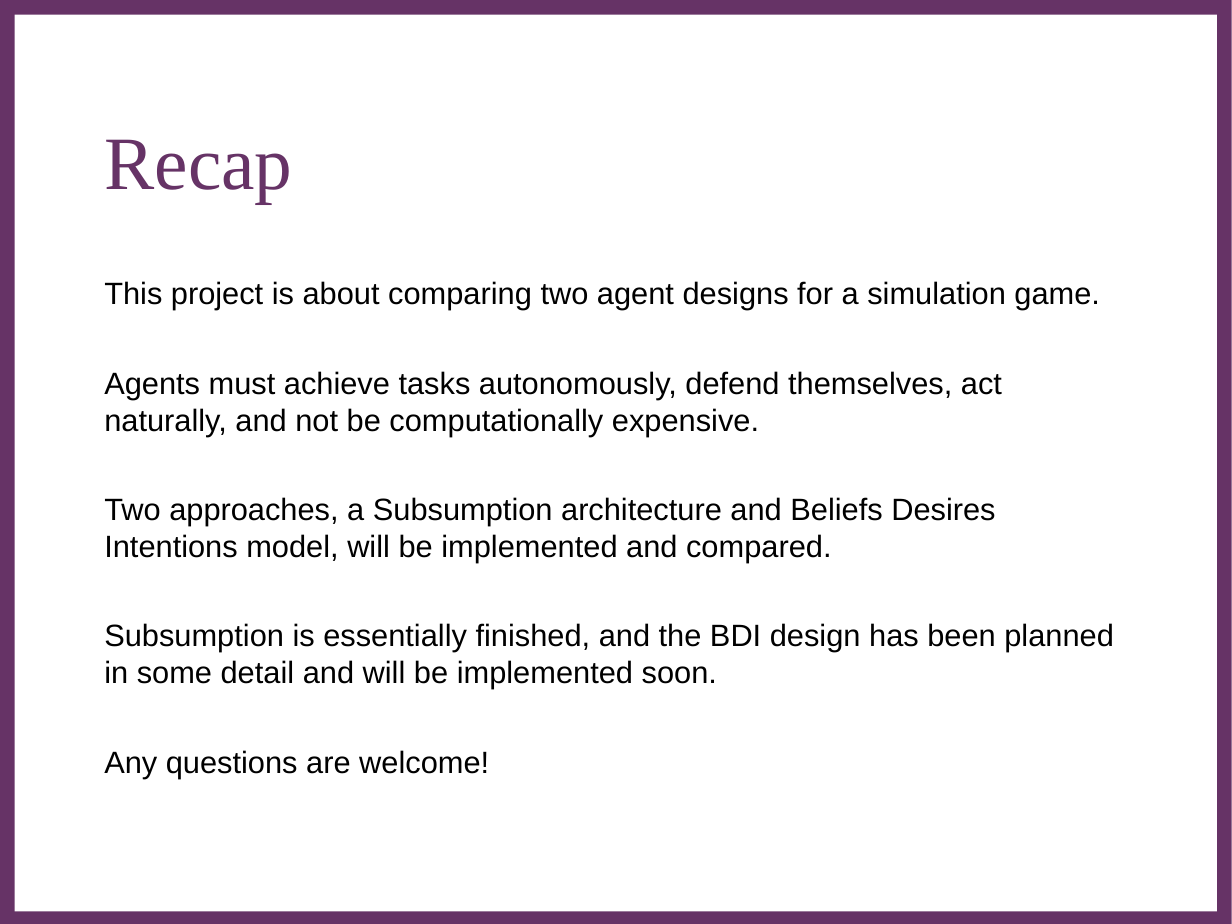
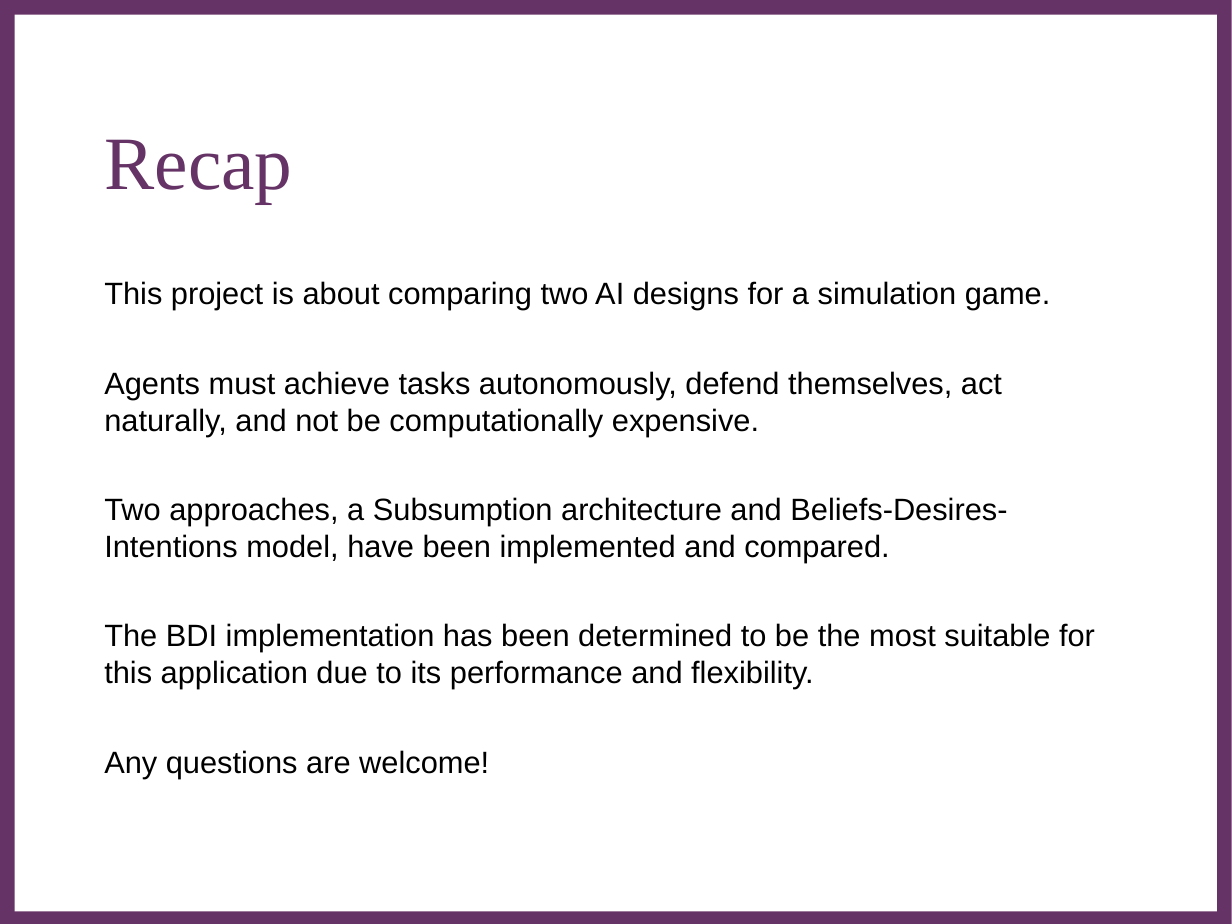
Before and after one commit to Metapyziks/Zombles, a slide deck: slide 12 of Documents/Presentation/zombles.ppt. Drawn at 1232x924 pixels with LibreOffice and Linux fonts; fonts in the diff are those of the drawing; background and template pictures are left out. Boxes give left, top, right and bottom in pixels: in the first picture for what was removed or moved away, otherwise in the second. Text is boxed around its words. In the diff, an @@ line names an element or a change of style, - is before the commit and + after.

Commit message:
Finished final presentation

```diff
--- a/Documents/Presentation/zombles.ppt
+++ b/Documents/Presentation/zombles.ppt
@@ text at [104, 281, 1051, 310]: text changed @@
-This project is about comparing two agent designs for a simulation game.
+This project is about comparing two AI designs for a simulation game.
@@ text at [104, 497, 1095, 689]: text changed @@
-Two approaches, a Subsumption architecture and Beliefs Desires Intentions model, will be implemented and compared.
-Subsumption is essentially finished, and the BDI design has been planned in some detail and will be implemented soon.
+Two approaches, a Subsumption architecture and Beliefs-Desires-Intentions model, have been implemented and compared.
+The BDI implementation has been determined to be the most suitable for this application due to its performance and flexibility.
```
Also in this commit, not shown: 4 other slides changed, 5 slides added, 5 slides removed.
